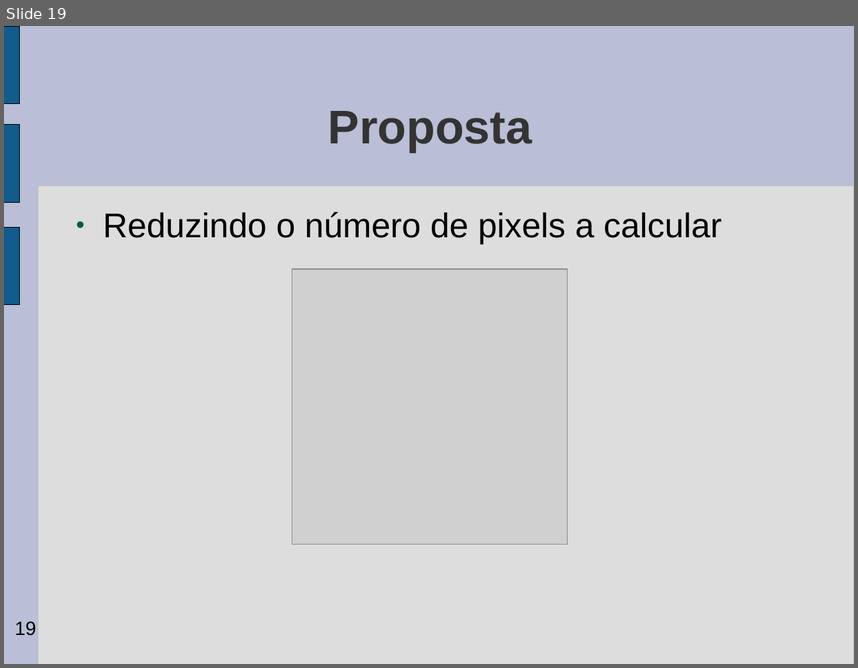
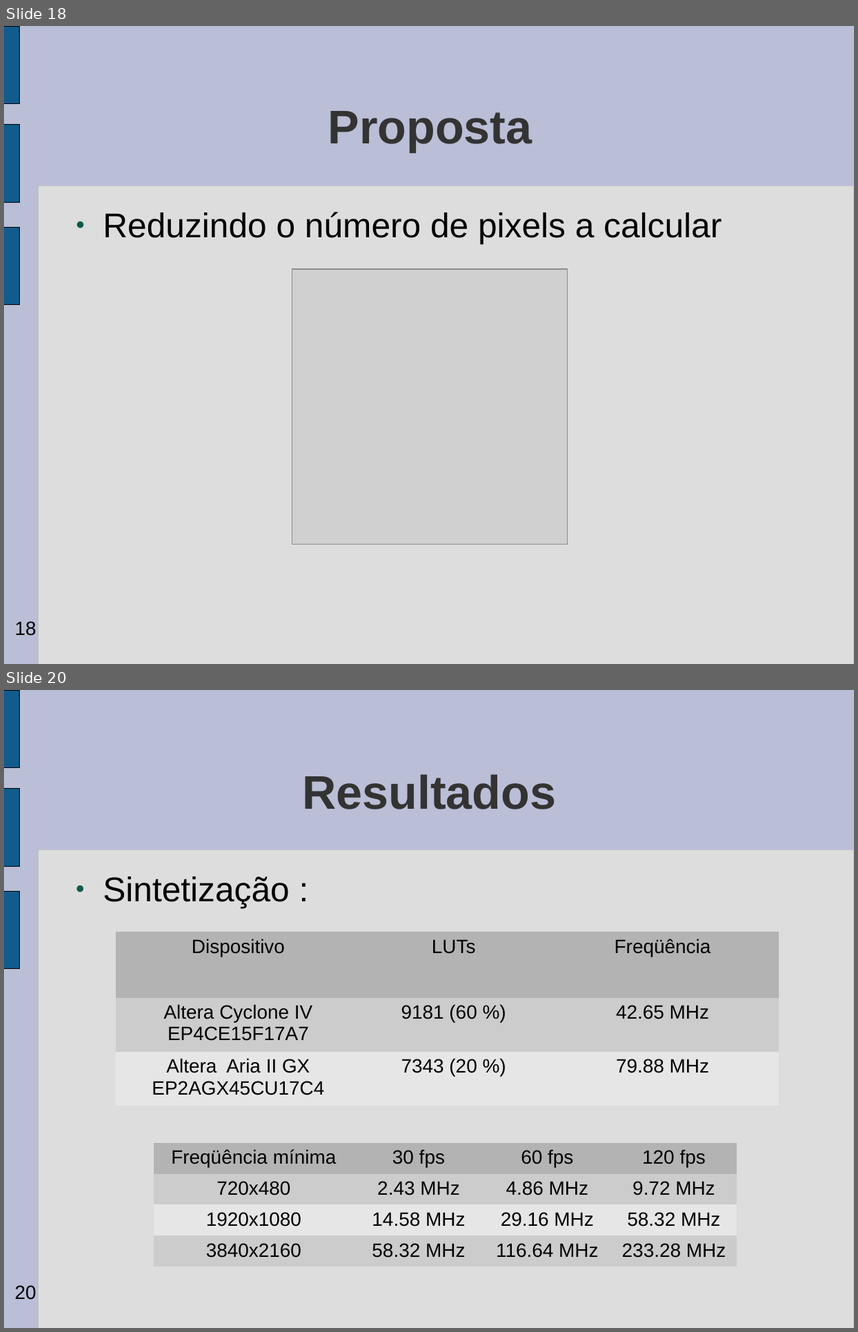
Before and after one commit to gabrieldiego/tg, a slide deck: artigo/apresentacao-tg2.odp. Shown one above the other, each under a label of ours: slide 19 before the commit, slides 18 and 20 after it; the slides between them are not shown. The pictures are 858x668 and 858x1332 pixels, drawn with LibreOffice and Linux fonts; fonts in the diff are those of the drawing; grey boxes stand for pictures; background and template pictures are left out. Boxes give left, top, right and bottom in pixels: in the first picture for what was removed or moved away, otherwise in the second. Text is boxed around its words. In the diff, an @@ line names an element or a change of style, - is before the commit and + after.

```diff
--- a/artigo/apresentacao-tg2.odp
+++ b/artigo/apresentacao-tg2.odp
@@ slide 20 added at <box>4,690,854,1328</box>, background #BABED6; not listed: 5 template elements that a slide beside it also shows @@
@@ title added at <box>302,774,556,809</box>, 44 pt, text #333333, bold @@
+Resultados
@@ text added at <box>103,876,289,908</box>, 32 pt, text #000000 @@
+● Sintetização :
@@ table added at <box>116,932,778,1103</box>, 3 rows, 3 columns @@
+Dispositivo | LUTs | Freqüência
+Altera Cyclone IV EP4CE15F17A7 | 9181 (60 %) | 42.65 MHz
+Altera Aria II GX EP2AGX45CU17C4 | 7343 (20 %) | 79.88 MHz
@@ table added at <box>154,1143,737,1261</box>, 4 rows, 4 columns @@
+Freqüência mínima | 30 fps | 60 fps | 120 fps
+720x480 | 2.43 MHz | 4.86 MHz | 9.72 MHz
+1920x1080 | 14.58 MHz | 29.16 MHz | 58.32 MHz
+3840x2160 | 58.32 MHz | 116.64 MHz | 233.28 MHz
@@ what was slide 19 is now slide 18 @@
@@ page number at <box>15,621,36,635</box>: text changed @@
-19
+18
```
Also in this commit, not shown: 11 slides changed, 3 other slides added, 8 slides removed.
